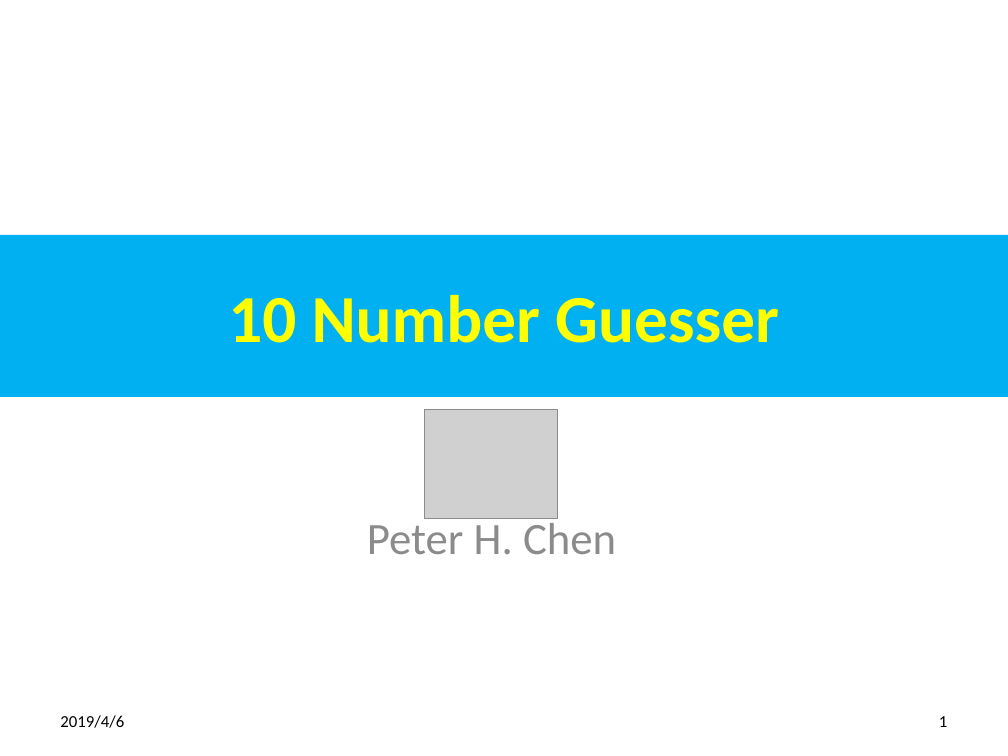
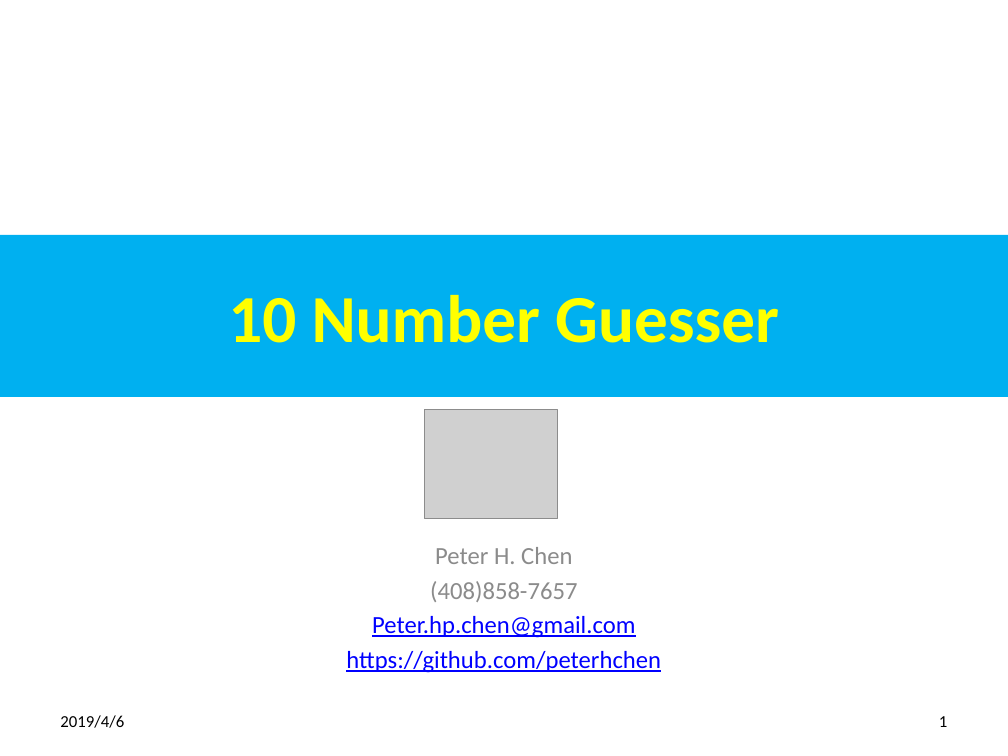
Before and after one commit to peterhchen/500-Tensorflow-DeepLearning-Proj, a slide deck: slide 1 of ch13_Number-Guesser/ch10_Number_Guesser.pptx. Drawn at 1008x756 pixels with LibreOffice and Linux fonts; fonts in the diff are those of the drawing; grey boxes stand for pictures. Boxes give left, top, right and bottom in pixels: in the first picture for what was removed or moved away, otherwise in the second. Text is boxed around its words. In the diff, an @@ line names an element or a change of style, - is before the commit and + after.

```diff
--- a/ch13_Number-Guesser/ch10_Number_Guesser.pptx
+++ b/ch13_Number-Guesser/ch10_Number_Guesser.pptx
@@ subtitle "Peter H. Chen": place and size @@
-subtitle "Peter H. Chen" at (367,517,616,554)
+subtitle "Peter H. Chen" at (346,547,661,673)
@@ subtitle at (435,547,572,564): size 32 to 17.6 pt in "Peter H. Chen"; less space between paragraphs @@
@@ subtitle at (346,581,661,673): paragraphs added @@
+(408)858-7657
+Peter.hp.chen@gmail.com
+https://github.com/peterhchen
```
